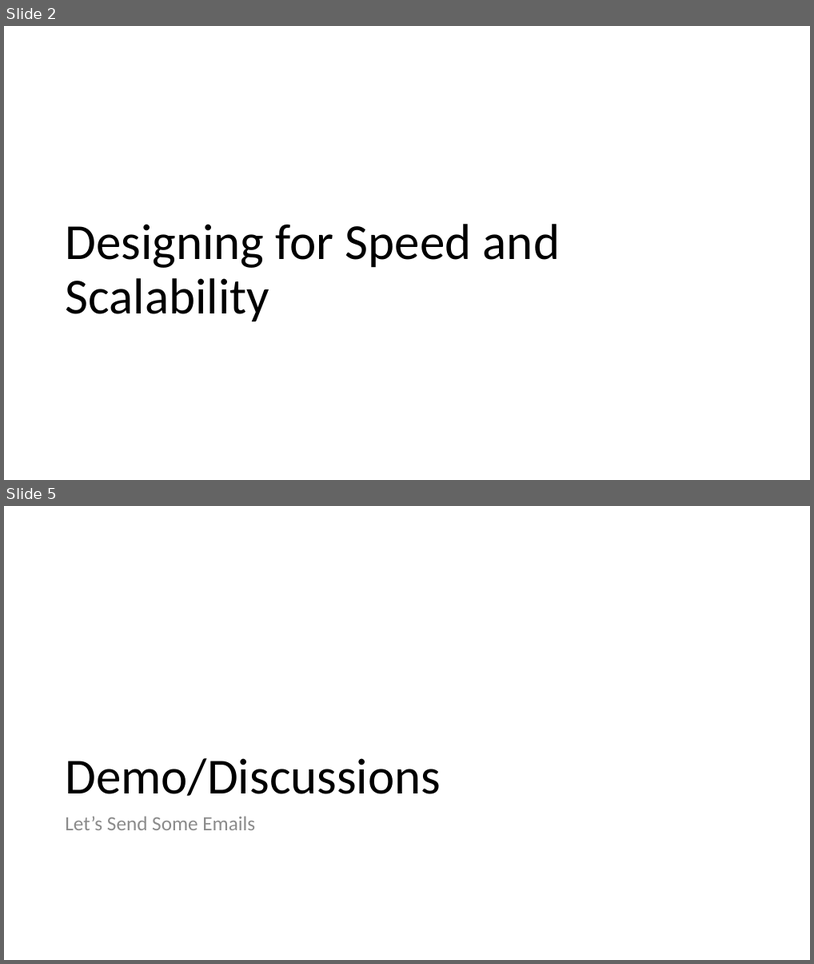
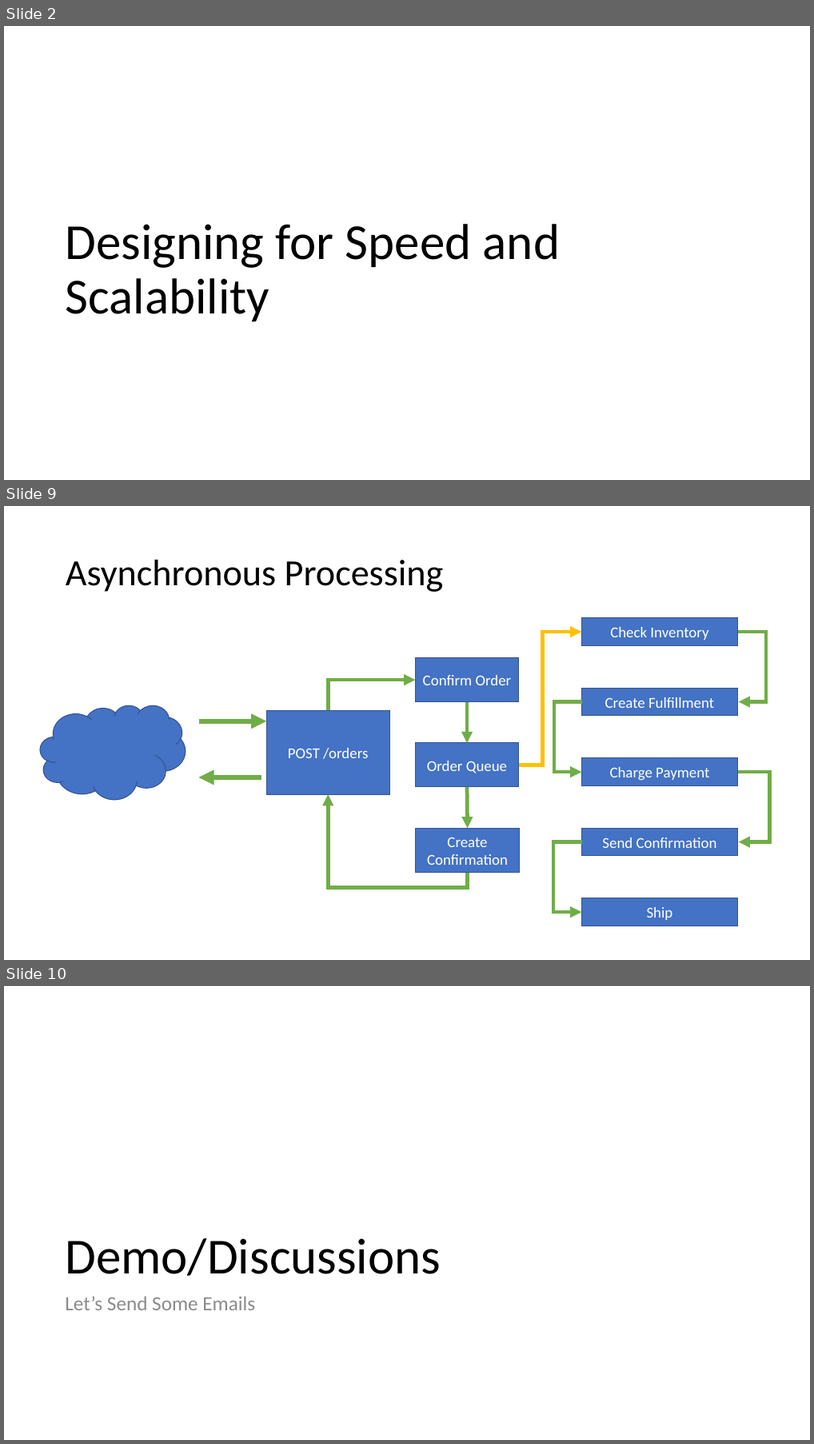
Before and after one commit to 1kevgriff/Workshop-ASPNETCore-Liftoff, a slide deck: Slides/02_DesignForSpeed.pptx. Shown one above the other, each under a label of ours: slides 2 and 5 before the commit, slides 2, 9 and 10 after it; the slides between them are not shown. The pictures are 814x964 and 814x1444 pixels, drawn with LibreOffice and Linux fonts; fonts in the diff are those of the drawing. Boxes give left, top, right and bottom in pixels: in the first picture for what was removed or moved away, otherwise in the second. Text is boxed around its words. In the diff, an @@ line names an element or a change of style, - is before the commit and + after.

```diff
--- a/Slides/02_DesignForSpeed.pptx
+++ b/Slides/02_DesignForSpeed.pptx
@@ slide 9 added at [4,506,810,960], background #FFFFFF @@
@@ title added at [66,560,444,592], 44 pt, text #000000 @@
+Asynchronous Processing
@@ rectangle added at [582,618,738,646], fill #4472C4, outline #325491 1 pt, 18 pt, text #FFFFFF @@
+Check Inventory
@@ elbow arrow added from (519, 765) to (582, 632), #FFC000 4.5 pt @@
@@ elbow arrow added from (738, 632) to (739, 702), #70AD47 4.5 pt @@
@@ rectangle added at [415,658,519,702], fill #4472C4, outline #325491 1 pt, 18 pt, text #FFFFFF @@
+Confirm Order
@@ elbow arrow added from (328, 711) to (415, 680), #70AD47 4.5 pt @@
@@ rectangle added at [582,688,738,716], fill #4472C4, outline #325491 1 pt, 18 pt, text #FFFFFF @@
+Create Fulfillment
@@ cloud added at [40,705,186,800], fill #4472C4, outline #325491 1 pt @@
@@ arrow added from (198, 721) to (266, 721), #70AD47 6 pt @@
@@ rectangle added at [266,711,390,795], fill #4472C4, outline #325491 1 pt, 18 pt, text #FFFFFF @@
+POST /orders
@@ arrow added from (467, 702) to (467, 743), #70AD47 4.5 pt @@
@@ elbow arrow added from (583, 702) to (582, 772), #70AD47 4.5 pt @@
@@ rectangle added at [415,743,519,788], fill #4472C4, outline #325491 1 pt, 18 pt, text #FFFFFF @@
+Order Queue
@@ rectangle added at [582,758,738,785], fill #4472C4, outline #325491 1 pt, 18 pt, text #FFFFFF @@
+Charge Payment
@@ arrow added from (262, 777) to (198, 777), #70AD47 6 pt @@
@@ arrow added from (467, 787) to (468, 828), #70AD47 4.5 pt @@
@@ elbow arrow added from (738, 772) to (739, 842), #70AD47 4.5 pt @@
@@ elbow arrow added from (468, 872) to (328, 794), #70AD47 4.5 pt @@
@@ rectangle added at [416,828,519,872], fill #4472C4, outline #325491 1 pt, 18 pt, text #FFFFFF @@
+Create Confirmation
@@ rectangle added at [582,828,738,856], fill #4472C4, outline #325491 1 pt, 18 pt, text #FFFFFF @@
+Send Confirmation
@@ elbow arrow added from (583, 842) to (582, 912), #70AD47 4.5 pt @@
@@ rectangle added at [582,898,738,926], fill #4472C4, outline #325491 1 pt, 18 pt, text #FFFFFF @@
+Ship
@@ what was slide 5 is now slide 10 @@
```
Also in this commit, not shown: 2 slides changed, 15 other slides added, 4 slides removed, 6 other files.
